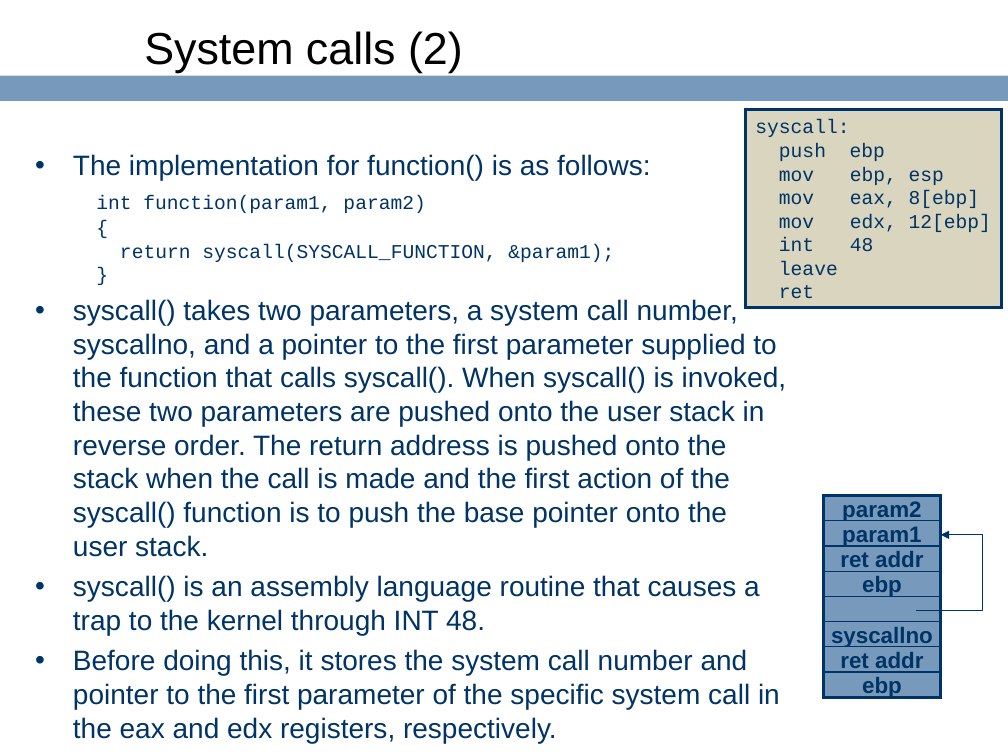
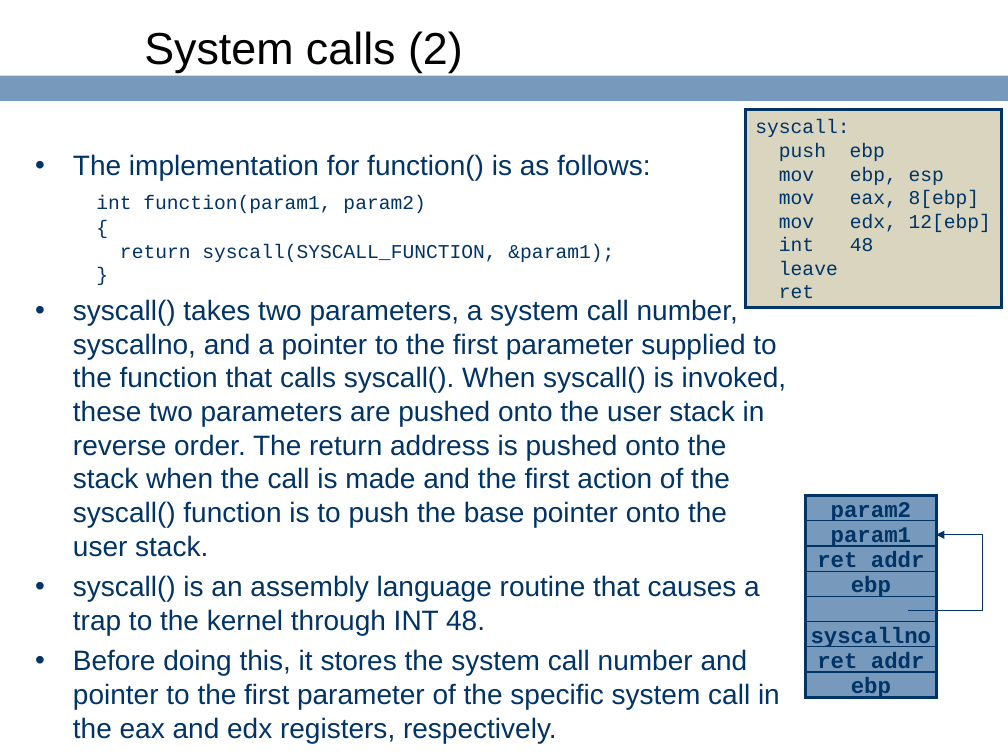
Before and after one commit to ringgaard/sanos, a slide deck: slide 48 of doc/sanostech.ppt. Drawn at 1008x756 pixels with LibreOffice and Linux fonts; fonts in the diff are those of the drawing; background and template pictures are left out. Boxes give left, top, right and bottom in pixels: in the first picture for what was removed or moved away, otherwise in the second. Text is boxed around its words. In the diff, an @@ line names an element or a change of style, - is before the commit and + after.

```diff
--- a/doc/sanostech.ppt
+++ b/doc/sanostech.ppt
@@ rectangle "param2": place and size @@
-rectangle "param2" at [824,496,941,521]
+rectangle "param2" at [805,496,935,521]
@@ rectangle: place and size @@
-rectangle at [824,496,941,698]
+rectangle at [805,496,935,698]
@@ rectangle "param1": place and size @@
-rectangle "param1" at [824,521,941,546]
+rectangle "param1" at [805,521,935,546]
@@ freeform shape: place and size @@
-freeform shape at [915,535,983,611]
+freeform shape at [908,535,983,611]
@@ rectangle "ret addr": place and size @@
-rectangle "ret addr" at [824,546,941,572]
+rectangle "ret addr" at [805,546,935,572]
@@ rectangle "ebp": place and size @@
-rectangle "ebp" at [824,572,941,597]
+rectangle "ebp" at [805,572,935,597]
@@ rectangle: place and size @@
-rectangle at [824,597,941,622]
+rectangle at [805,597,935,622]
@@ rectangle "syscallno": place and size @@
-rectangle "syscallno" at [824,622,941,647]
+rectangle "syscallno" at [805,622,935,647]
@@ rectangle "ret addr": place and size @@
-rectangle "ret addr" at [824,647,941,672]
+rectangle "ret addr" at [805,647,935,672]
@@ font Arial to Courier New in 7 elements at [805,496,935,521], [805,521,935,546], [805,546,935,572], [805,572,935,597], [805,622,935,647], [805,647,935,672], [805,672,935,698] @@
@@ rectangle "ebp": place and size @@
-rectangle "ebp" at [824,672,941,698]
+rectangle "ebp" at [805,672,935,698]
```
Also in this commit, not shown: 2 other slides changed, 2 other files.
